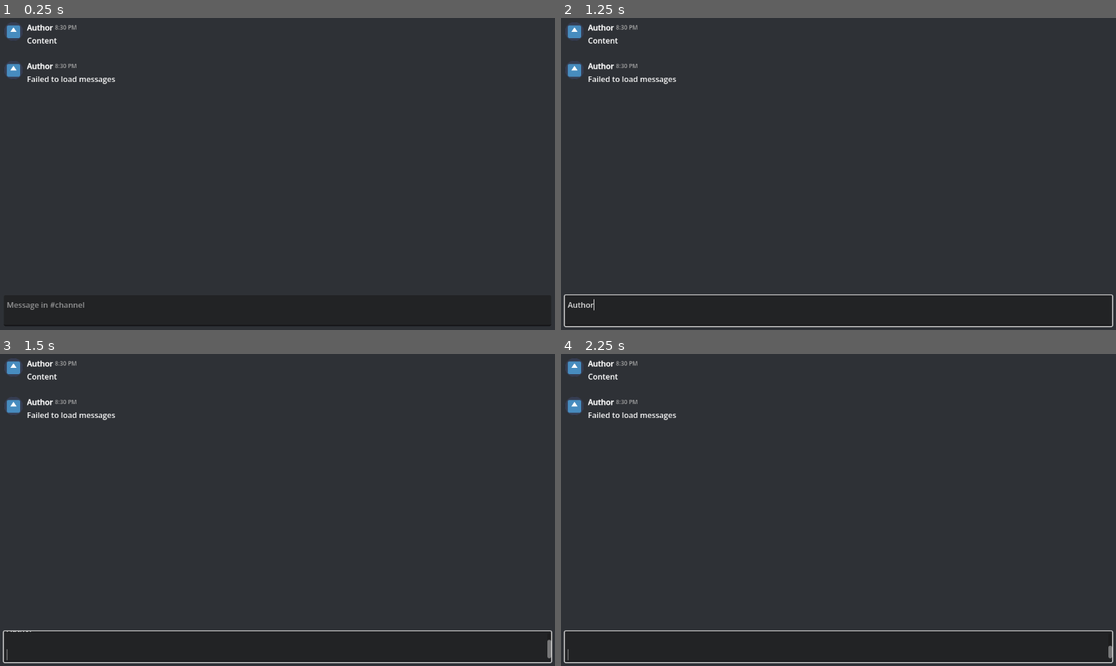
Above: before the commit, frames 1-4 (two rows, left to right).
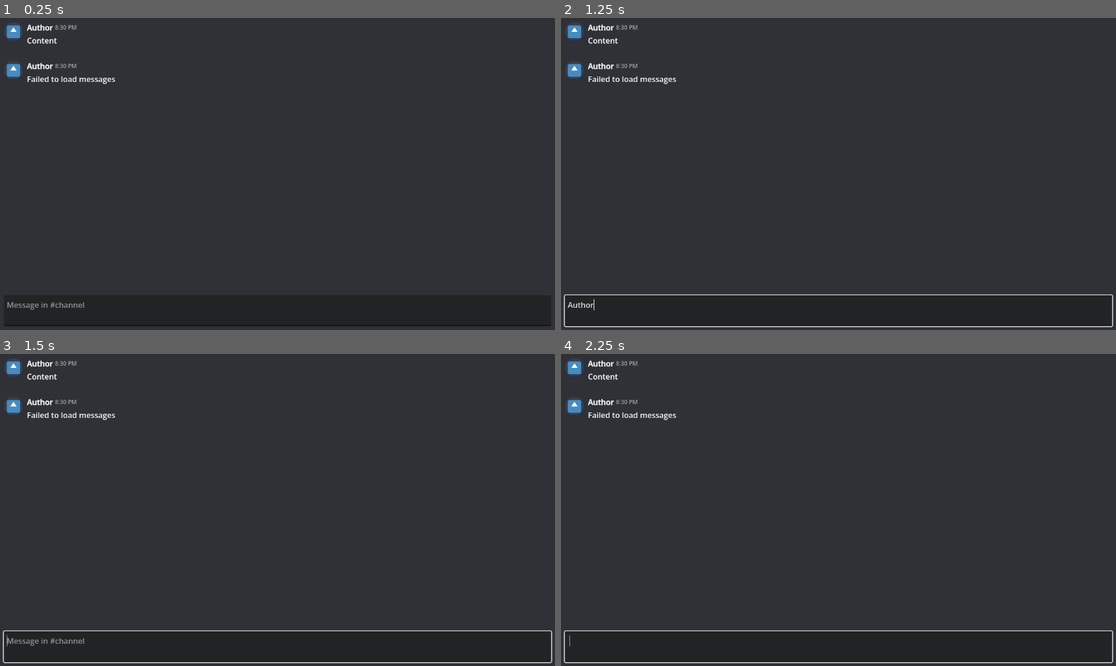
Above: after the commit, the same moments.

Repository: drtheodor/lothoclient
Game: Godot game, scene res://channel.tscn
Same seed, same stepped clock (60 frames per second), same inputs: the game is played once before the commit and once after it. The engine's default icon, where the game draws it, is replaced by a stand-in: a white triangle on a blue panel in a dark square.
Inputs (mouse positions are in pixels of both pictures, inside the frame that each line leads up to):
- Up to frame 1 (0.25 s): no input
- Up to frame 2 (1.25 s): click (838, 311) at 0.52 s; type "Author" at 0.6 s
- Up to frame 3 (1.5 s): tap Enter at 1.25, 1.35 s; move the mouse to (399, 494) at 1.27 s; click (399, 494) at 1.42 s
- Up to frame 4 (2.25 s): tap Keypad Enter at 1.55, 2.1 s; tap Space at 2 s; move the mouse to (727, 525) at 2.02 s; click (727, 525) at 2.17 s

Frames 1-2 are identical in both runs. In frame 3, 0.2% of the frame differs, in the area x 1-100%, y 88-99%; in frame 4, less than 0.1%.

Commit message:
let users send messages in chat (currently not viewable)

Diff:
--- a/channel.gd
+++ b/channel.gd
@@ -20,6 +20,9 @@
 
 	# Monitor scroll changes
 	scroll_container.get_v_scroll_bar().changed.connect(_on_scrollbar_changed)
+
+	# Hook up message input submit handler
+	message_input.gui_input.connect(_on_code_edit_gui_input)
 
 	# TODO: move api calls to `Discord`
 	var url: String = "%s/channels/%s/messages" % [BASE_URL, Discord.channel]
@@ -77,7 +80,7 @@
 			#var embeds = message_data["embeds"]
 			var iso_timestamp: String = message_data["timestamp"]
 			#var edited_timestamp: int = message_data["edited_timestamp"]
-			var author_name: String = author["global_name"]
+			var author_name: String = author["global_name"] if author["global_name"] else author["username"] # I don't know why this fixes it but it doesl
 			var author_avatar: String = author["avatar"]
 			var author_id: String = author["id"]
 
@@ -144,7 +147,8 @@
 			# Cancel the default behavior
 			accept_event()
 
-			if message_input.text.strip_edges().is_empty(): return
+			if message_input.text.strip_edges().is_empty():
+				return
 
 			Discord.send_message(Discord.channel, message_input.text)
 
--- a/project.godot
+++ b/project.godot
@@ -24,6 +24,7 @@
 
 [autoload]
 
+CacheManager="*res://cache.gd"
 Env="res://dotenv.gd"
 Discord="*uid://bv1hj2i41sqcc"
 
